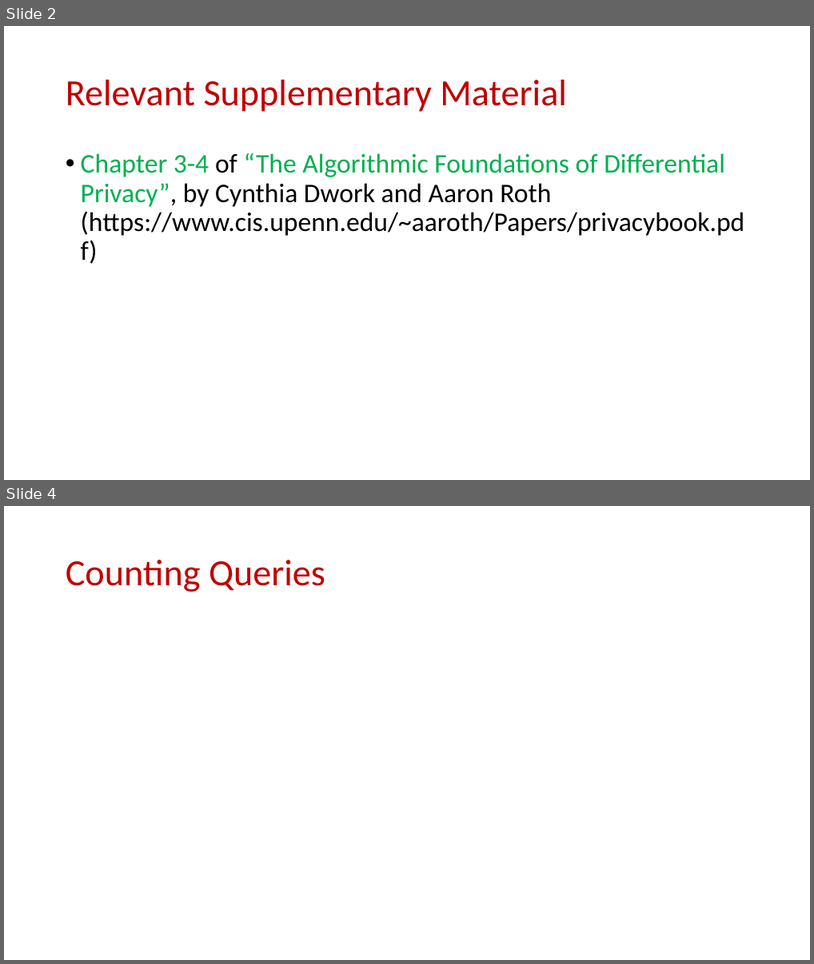
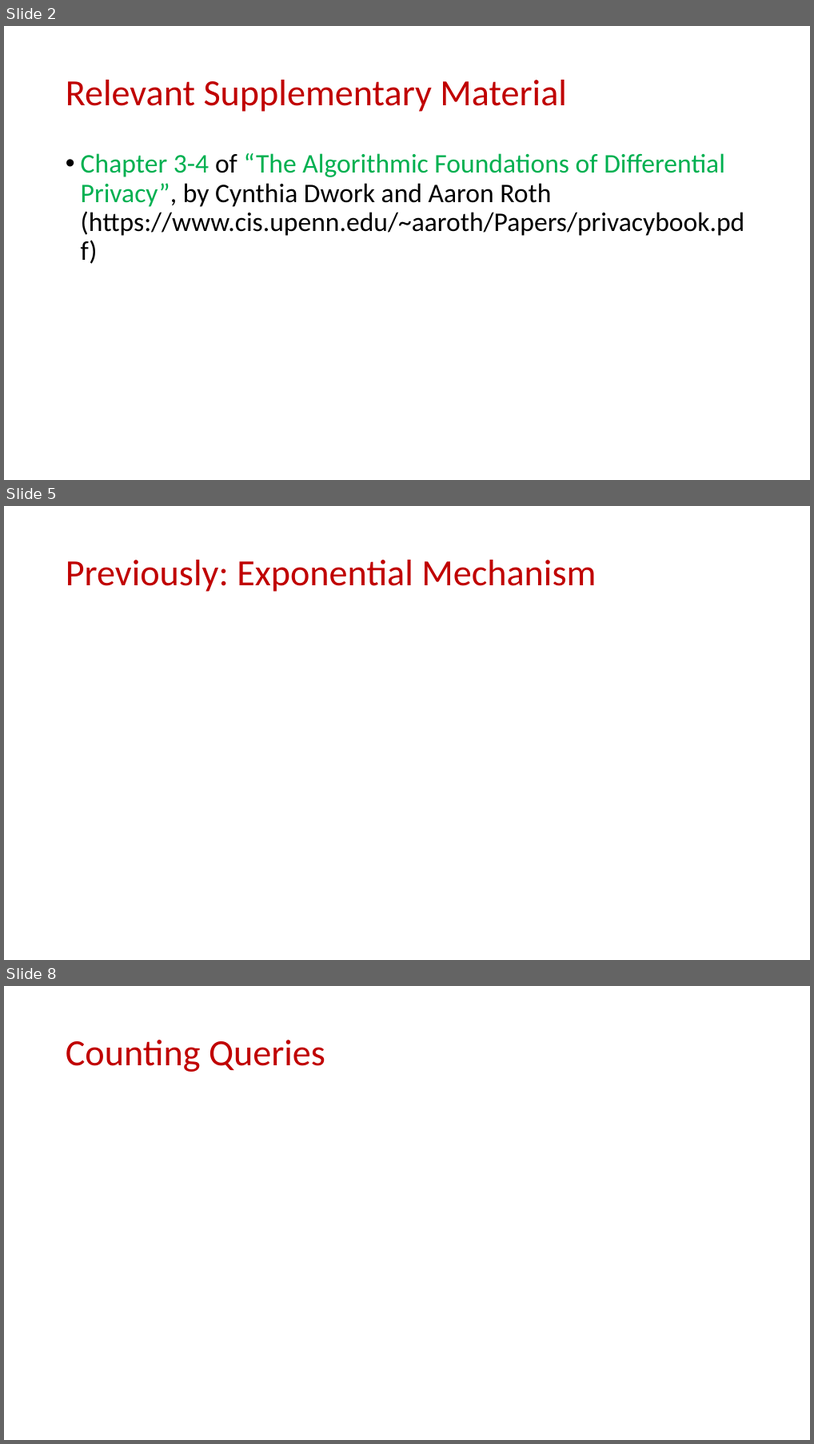
Before and after one commit to samsonzhou/samsonzhou.github.io, a slide deck: CSCE658-S24/L22.pptx. Shown one above the other, each under a label of ours: slides 2 and 4 before the commit, slides 2, 5 and 8 after it; the slides between them are not shown. The pictures are 814x964 and 814x1444 pixels, drawn with LibreOffice and Linux fonts; fonts in the diff are those of the drawing; grey boxes stand for pictures. Boxes give left, top, right and bottom in pixels: in the first picture for what was removed or moved away, otherwise in the second. Text is boxed around its words. In the diff, an @@ line names an element or a change of style, - is before the commit and + after.

```diff
--- a/CSCE658-S24/L22.pptx
+++ b/CSCE658-S24/L22.pptx
@@ slide 5 added at bbox=[4, 506, 810, 960], background #FFFFFF @@
@@ title added at bbox=[66, 560, 596, 592], 44 pt, text #C00000 @@
+Previously: Exponential Mechanism
@@ what was slide 4 is now slide 8 @@
```
Also in this commit, not shown: 1 slide changed, 34 other slides added.
